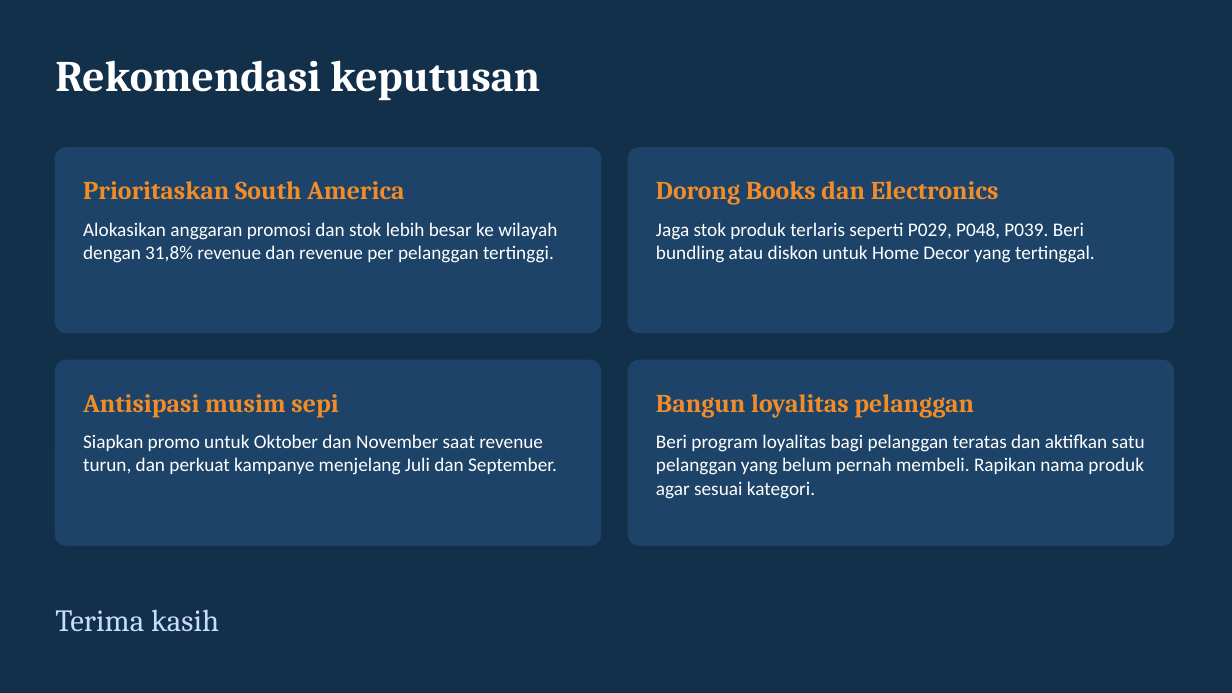
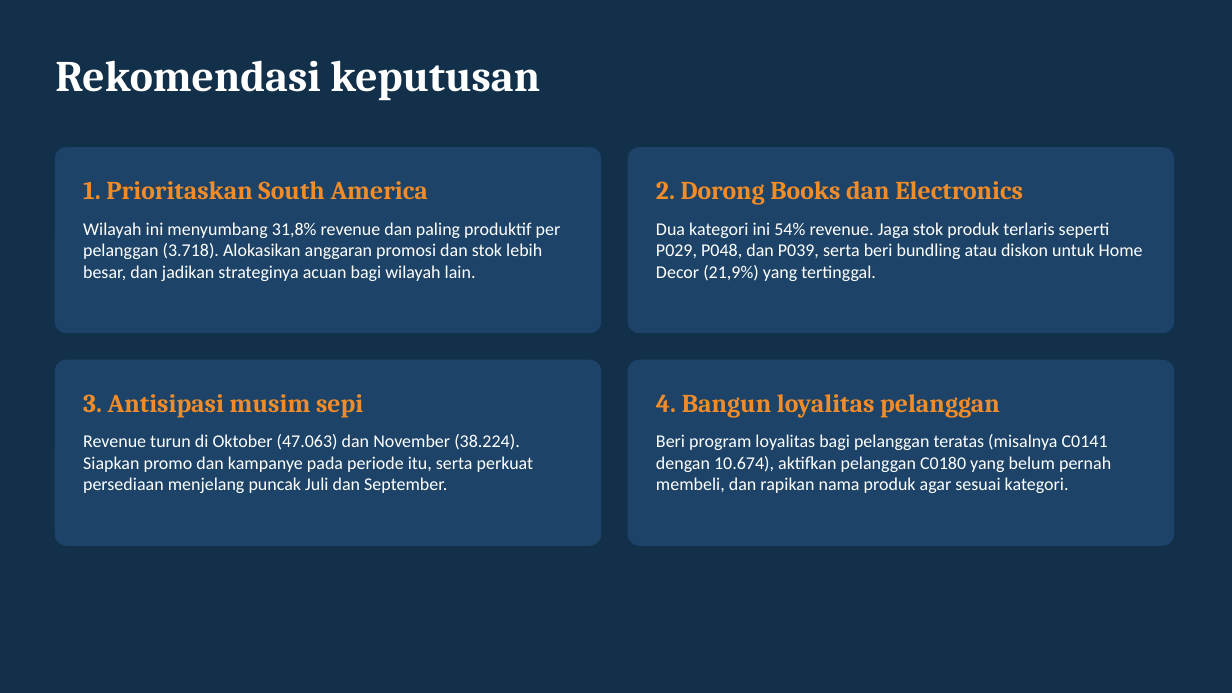
Before and after one commit to farhansech/EXACOUNT, a slide deck: slide 29 of output/EverMart_UTS_BDASC.pptx (slide 22 before the commit). Drawn at 1232x693 pixels with LibreOffice and Linux fonts; fonts in the diff are those of the drawing. Boxes give left, top, right and bottom in pixels: in the first picture for what was removed or moved away, otherwise in the second. Text is boxed around its words. In the diff, an @@ line names an element or a change of style, - is before the commit and + after.

```diff
--- a/output/EverMart_UTS_BDASC.pptx
+++ b/output/EverMart_UTS_BDASC.pptx
@@ text at <box>83,181,428,199</box>: text changed @@
-Prioritaskan South America
+1. Prioritaskan South America
@@ text at <box>656,181,1023,205</box>: text changed @@
-Dorong Books dan Electronics
+2. Dorong Books dan Electronics
@@ text at <box>83,222,561,281</box>: text changed; size 15 to 14 pt @@
-Alokasikan anggaran promosi dan stok lebih besar ke wilayah dengan 31,8% revenue dan revenue per pelanggan tertinggi.
+Wilayah ini menyumbang 31,8% revenue dan paling produktif per pelanggan (3.718). Alokasikan anggaran promosi dan stok lebih besar, dan jadikan strateginya acuan bagi wilayah lain.
@@ text at <box>656,222,1143,281</box>: text changed; size 15 to 14 pt @@
-Jaga stok produk terlaris seperti P029, P048, P039. Beri bundling atau diskon untuk Home Decor yang tertinggal.
+Dua kategori ini 54% revenue. Jaga stok produk terlaris seperti P029, P048, dan P039, serta beri bundling atau diskon untuk Home Decor (21,9%) yang tertinggal.
@@ text at <box>83,394,363,417</box>: text changed @@
-Antisipasi musim sepi
+3. Antisipasi musim sepi
@@ text at <box>656,394,1000,417</box>: text changed @@
-Bangun loyalitas pelanggan
+4. Bangun loyalitas pelanggan
@@ text at <box>83,434,534,493</box>: text changed; size 15 to 14 pt @@
-Siapkan promo untuk Oktober dan November saat revenue turun, dan perkuat kampanye menjelang Juli dan September.
+Revenue turun di Oktober (47.063) dan November (38.224). Siapkan promo dan kampanye pada periode itu, serta perkuat persediaan menjelang puncak Juli dan September.
@@ text at <box>656,434,1111,493</box>: text changed; size 15 to 14 pt @@
-Beri program loyalitas bagi pelanggan teratas dan aktifkan satu pelanggan yang belum pernah membeli. Rapikan nama produk agar sesuai kategori.
+Beri program loyalitas bagi pelanggan teratas (misalnya C0141 dengan 10.674), aktifkan pelanggan C0180 yang belum pernah membeli, dan rapikan nama produk agar sesuai kategori.
@@ text removed at <box>55,609,219,631</box> @@
-Terima kasih
```
Also in this commit, not shown: 7 other slides changed, 12 slides added, 3 slides removed.
